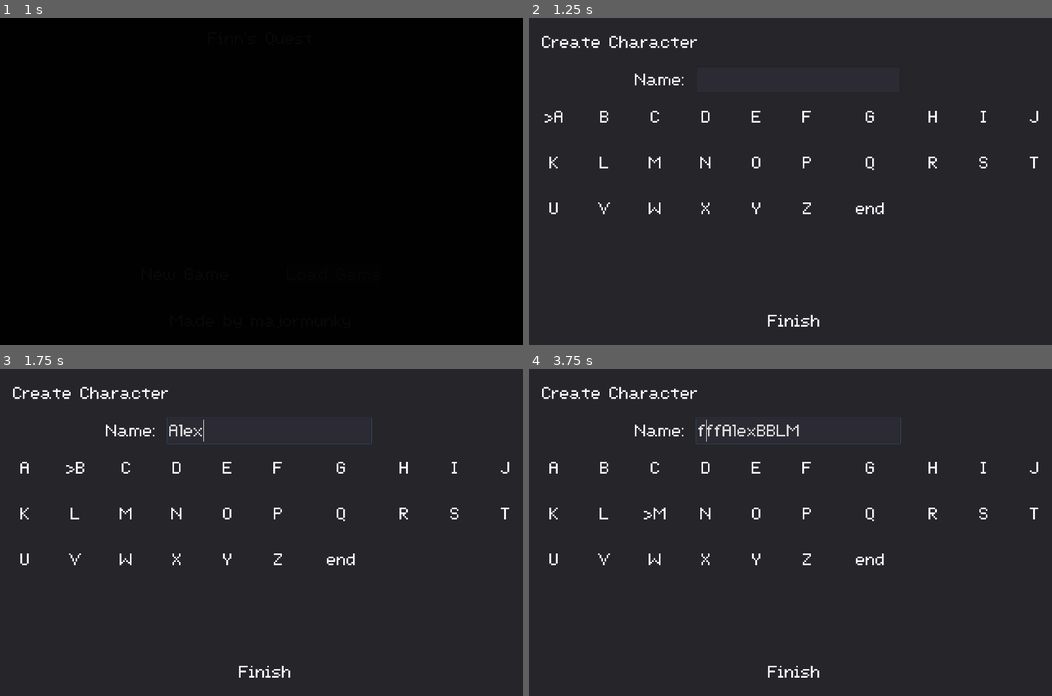
Above: before the commit, frames 1-4 (two rows, left to right).
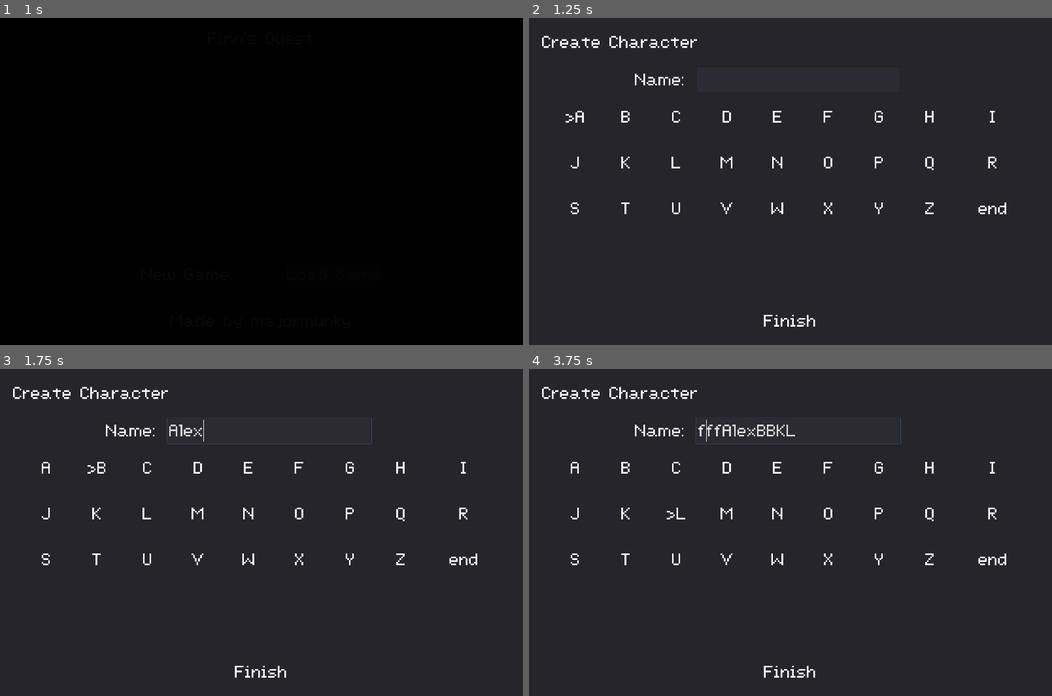
Above: after the commit, the same moments.

Repository: majormunky/MiniRPG
Game: Godot game, scene res://scenes/MainMenu.tscn
The game is run twice, just before and just after one commit, with the same random seed, the same clock (stepped at 60 frames per second) and the same inputs.
Inputs (mouse positions are in pixels of both pictures, inside the frame that each line leads up to):
- Up to frame 1 (1 s): tap Enter (ui_accept) at 0.5, 0.77 s; hold Right (ui_right) from 0.53 s (still down); hold F (inspect) from 0.53 s (still down)
- Up to frame 2 (1.25 s): keep holding Right (ui_right); keep holding F (inspect)
- Up to frame 3 (1.75 s): release Right (ui_right) at 1.25 s; release F (inspect) at 1.25 s; click (266, 431) at 1.27 s; type "Alex" at 1.35 s
- Up to frame 4 (3.75 s): tap Enter (ui_accept) at 2, 2.27, 2.75, 3.5 s; hold Down (ui_down) 2.03-2.78 s; tap F (inspect) at 2.1, 3.6 s; hold Right (ui_right) 2.78-3.53 s; hold F (inspect) 2.78-3.53 s; hold Up (ui_up) from 3.53 s (still down)

Frame 1 is identical in both runs. In frame 2, 1.8% of the frame differs, in the area x 3-98%, y 28-95%; in frame 3, 1.8%; in frame 4, 1.9%, in the area x 3-98%, y 17-95%.

Commit message:
Fixed letter layout to 9 columns to better fit the letters

Diff:
--- a/scenes/CreatePlayer.tscn
+++ b/scenes/CreatePlayer.tscn
@@ -83,7 +83,6 @@
 [node name="InputLetters" type="GridContainer" parent="MarginContainer/VBoxContainer"]
 margin_left = 558.0
 margin_top = 183.0
-margin_right = 658.0
 margin_bottom = 563.0
 rect_min_size = Vector2( 100, 0 )
 size_flags_horizontal = 4
@@ -91,7 +90,7 @@
 theme = ExtResource( 1 )
 custom_constants/vseparation = 32
 custom_constants/hseparation = 64
-columns = 10
+columns = 9
 script = ExtResource( 4 )
 
 [node name="HBoxContainer" type="HBoxContainer" parent="MarginContainer/VBoxContainer"]
